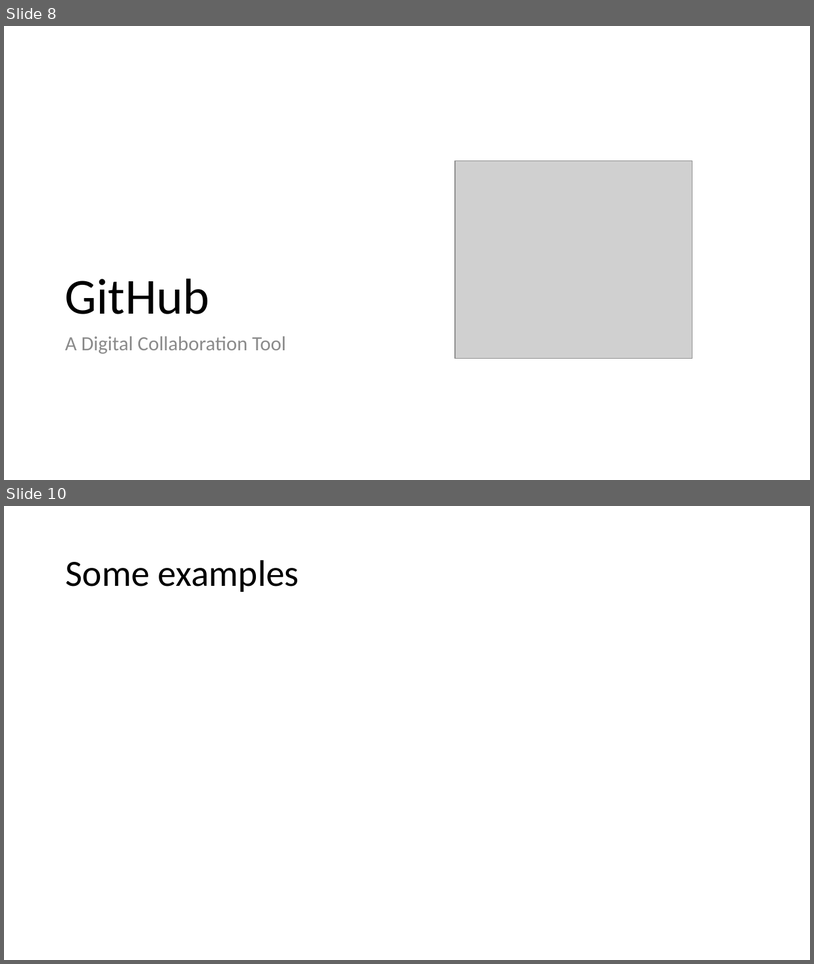
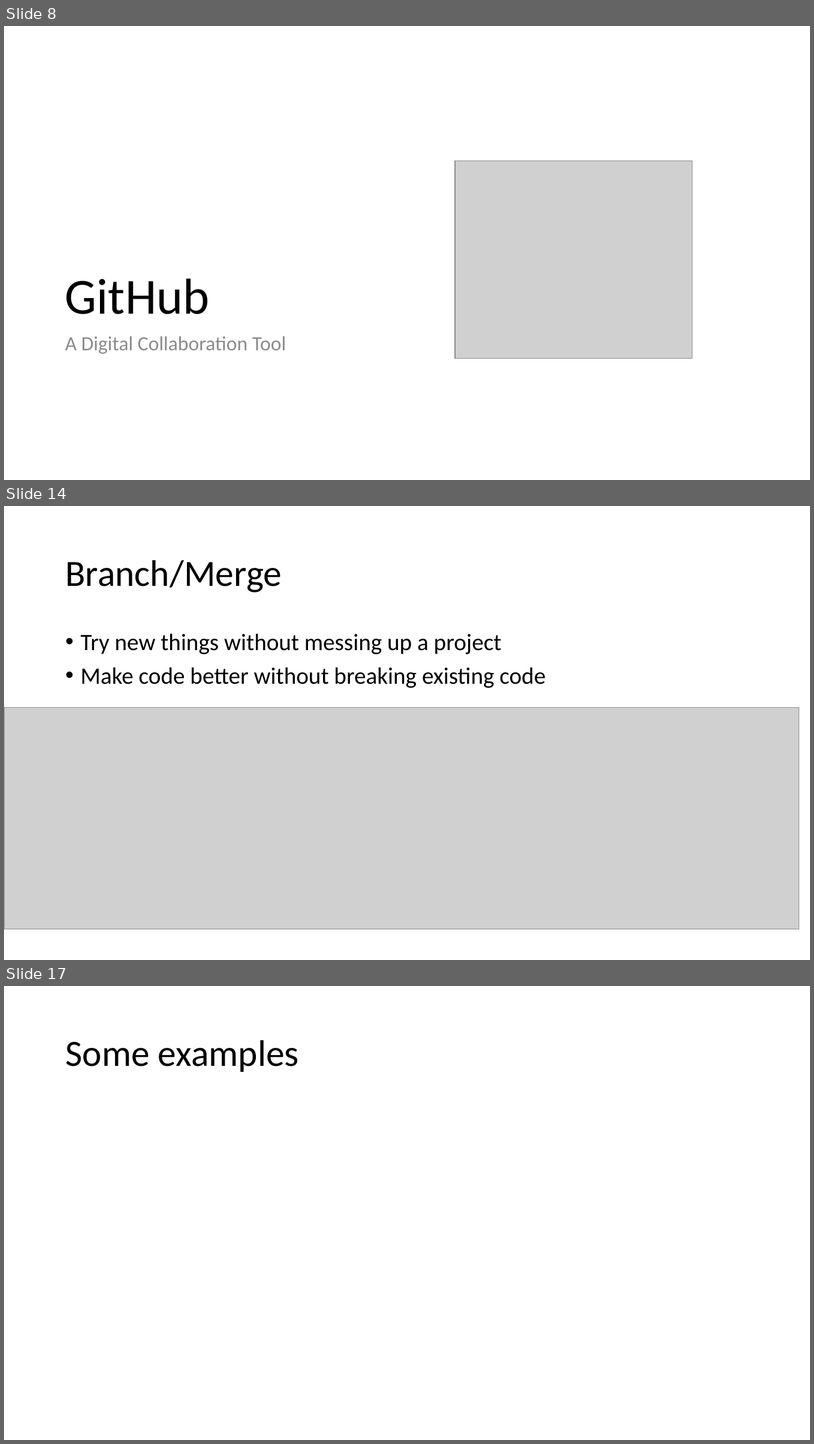
Before and after one commit to ReproducibleQM/n_commandments, a slide deck: pres_deck.pptx. Shown one above the other, each under a label of ours: slides 8 and 10 before the commit, slides 8, 14 and 17 after it; the slides between them are not shown. The pictures are 814x964 and 814x1444 pixels, drawn with LibreOffice and Linux fonts; fonts in the diff are those of the drawing; grey boxes stand for pictures. Boxes give left, top, right and bottom in pixels: in the first picture for what was removed or moved away, otherwise in the second. Text is boxed around its words. In the diff, an @@ line names an element or a change of style, - is before the commit and + after.

```diff
--- a/pres_deck.pptx
+++ b/pres_deck.pptx
@@ slide 14 added at (x1=4, y1=506, x2=810, y2=960), background #FFFFFF @@
@@ title added at (x1=65, y1=560, x2=282, y2=592), 44 pt, text #000000 @@
+Branch/Merge
@@ text added at (x1=81, y1=633, x2=546, y2=688), 28 pt, text #000000 @@
+• Try new things without messing up a project
+• Make code better without breaking existing code
@@ picture added at (x1=4, y1=707, x2=800, y2=929) @@
@@ what was slide 10 is now slide 17 @@
```
Also in this commit, not shown: 1 slide changed, 7 other slides added, 2 slides removed.
